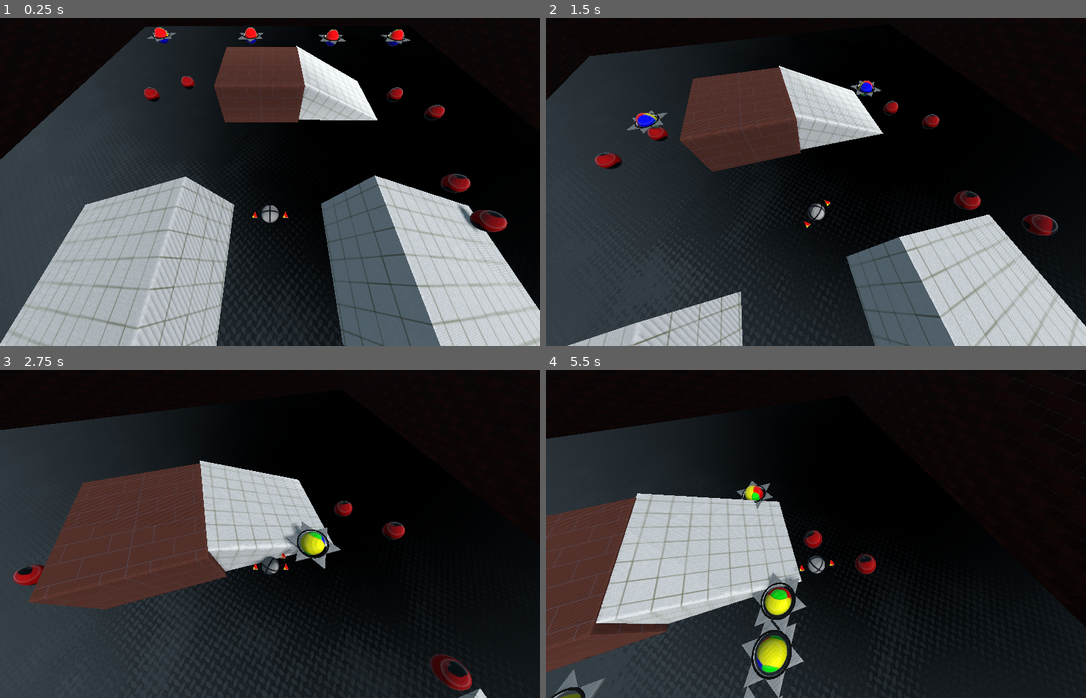
Above: before the commit, frames 1-4 (two rows, left to right).
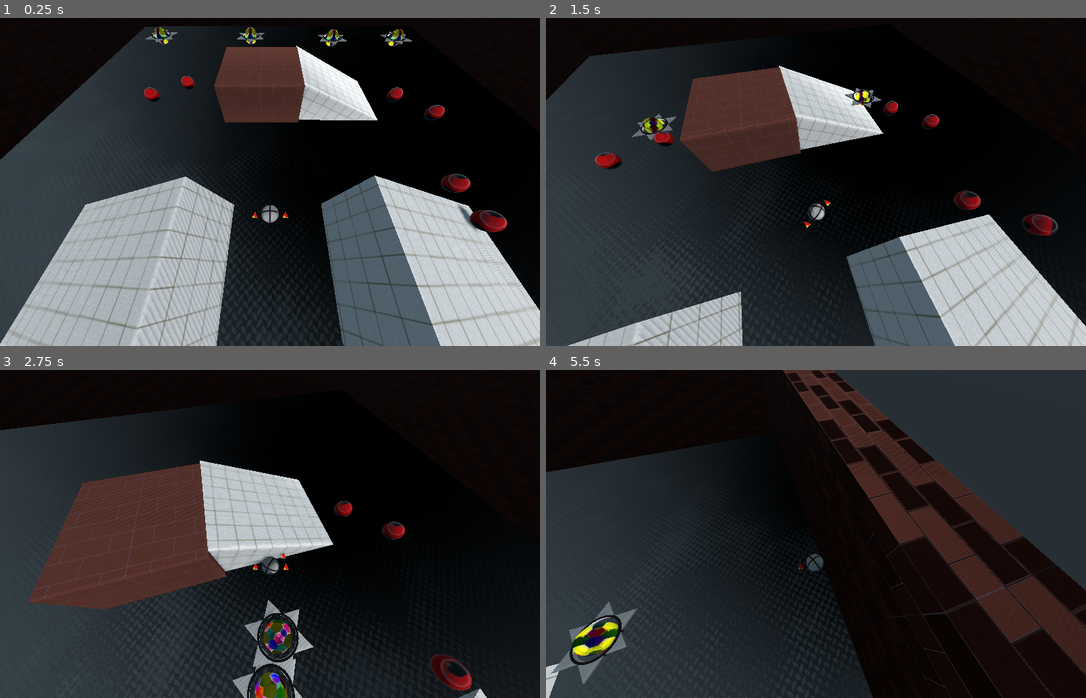
Above: after the commit, the same moments.

Repository: Paul991/RollerShooter
Game: Godot game, scene res://scenes/Main.tscn
The game is run twice, just before and just after one commit, with the same random seed, the same clock (stepped at 60 frames per second) and the same inputs.
Inputs (mouse positions are in pixels of both pictures, inside the frame that each line leads up to):
- Up to frame 1 (0.25 s): no input
- Up to frame 2 (1.5 s): move the mouse to (843, 182) at 0.52 s; hold Right mouse button (move) 0.53-1.28 s; move the mouse to (789, 182) at 1.27 s; right-click (789, 182) at 1.35 s
- Up to frame 3 (2.75 s): move the mouse to (280, 527) at 2.02 s; press the mouse at (280, 527) at 2.03 s; right-click (280, 527) at 2.3 s
- Up to frame 4 (5.5 s): move the mouse to (810, 540) at 2.77 s; release the mouse at (810, 540) at 2.78 s; right-click (810, 540) at 2.85 s; move the mouse to (853, 537) at 3.52 s; hold Right mouse button (move) 3.53-4.28 s; move the mouse to (772, 530) at 4.27 s; click (772, 530) at 4.35 s; right-click (772, 530) at 4.55 s; move the mouse to (821, 534) at 5.02 s; hold Right mouse button (move) from 5.03 s (still down)

The runs differ from the first frame. In frame 1, 0.4% of the frame differs, in the area x 26-77%, y 2-9%; in frame 2, 0.8%; in frame 3, 2.6%; in frame 4, 52%, in the area x 0-100%, y 0-100%.

Commit message:
player hurtbox, after heath teleportetion not working yet

Diff:
--- a/scenes/EnemyBall.gd
+++ b/scenes/EnemyBall.gd
@@ -21,7 +21,7 @@
 
 
 func _physics_process(delta):
-	var dir = get_2d_dir()
+	var dir = get_2d_dir(global_transform.origin, Player.global_transform.origin)
 
 	apply_central_impulse(Vector3(speed*dir.x, 0 , speed*dir.y))
 
@@ -34,14 +34,13 @@
 	saw.parent = self
 
 
-func get_2d_dir():
-	var main = global_transform.origin
-	var point = Player.global_transform.origin
+func get_2d_dir(from, to):
+
 	var dir = Vector2.ZERO
 
-	main = Vector2(main.x, main.z)
-	point = Vector2(point.x, point.z)
-	dir = main.direction_to(point)
+	from = Vector2(from.x, from.z)
+	to = Vector2(to.x, to.z)
+	dir = from.direction_to(to)
 	return dir
 
 func _death():
--- a/scenes/EnemyBall.tscn
+++ b/scenes/EnemyBall.tscn
@@ -17,7 +17,14 @@
 
 [sub_resource type="SpatialMaterial" id=4]
 albedo_texture = ExtResource( 1 )
-roughness = 0.0
+normal_enabled = true
+normal_scale = 13.8
+normal_texture = ExtResource( 1 )
+clearcoat_enabled = true
+clearcoat = 1.0
+clearcoat_gloss = 0.5
+uv1_scale = Vector3( 0.1, 0.1, 0.1 )
+uv1_triplanar = true
 
 [node name="EnemyBall" type="RigidBody" groups=[
 "Enemy",
--- a/scenes/EnemyBallSimple.gd
+++ b/scenes/EnemyBallSimple.gd
@@ -23,7 +23,7 @@
 
 
 func _physics_process(delta):
-	apply_central_impulse(Vector3(speed*move_vector.x*delta,0 ,move_vector.y*delta))
+	apply_central_impulse(Vector3(speed*move_vector.x,0 ,speed*move_vector.y))
 
 func random_dir():
 	var num = Vector2(rng.randf_range(-1,1),rng.randf_range(-1,1))
--- a/scenes/enemies/Saw.tscn
+++ b/scenes/enemies/Saw.tscn
@@ -11,20 +11,20 @@
 top_radius = 10.0
 bottom_radius = 10.0
 
-[sub_resource type="PrismMesh" id=5]
+[sub_resource type="PrismMesh" id=3]
 size = Vector3( 30, 25, 1 )
 
-[sub_resource type="PrismMesh" id=6]
+[sub_resource type="PrismMesh" id=4]
 size = Vector3( 30, 25, 1 )
 
-[sub_resource type="CylinderMesh" id=4]
+[sub_resource type="CylinderMesh" id=5]
 top_radius = 9.0
 bottom_radius = 9.0
 
 [node name="Saw" type="CSGMesh" groups=[
 "Saws",
 ]]
-transform = Transform( 1.2, 0, 0, 0, 1, 0, 0, 0, 1.2, 0, 0, 0 )
+transform = Transform( 1.3, 0, 0, 0, 1, 0, 0, 0, 1.3, 0, 0, 0 )
 use_collision = true
 collision_layer = 4
 script = ExtResource( 2 )
--- a/scenes/player/Player.gd
+++ b/scenes/player/Player.gd
@@ -1,5 +1,7 @@
 extends RigidBody
 
+
+signal health_updated(health)
 
 onready var camera = get_parent().get_node("CameraPos/Camera")
 onready var camera_pos = get_parent().get_node("CameraPos")
@@ -9,8 +11,13 @@
 var cursor_pos = Vector3.ZERO
 
 var speed = 15
+var max_health = 300
+var health = max_health setget _set_health
+var hurt = false
+var start_pos
 
 func _ready():
+	start_pos = translation
 	Input.set_mouse_mode(Input.MOUSE_MODE_CAPTURED)
 #	Input.set_mouse_mode(Input.MOUSE_MODE_HIDDEN)
 ##	Input.set_mouse_mode(Input.MOUSE_MODE_VISIBLE)
@@ -18,7 +25,7 @@
 func _physics_process(delta):
 #	print("Pointer rotaion: %s"%Pointer.rotation_degrees.y)
 
-	var dir = get_2d_dir()
+	var dir = get_2d_dir(Pointer.global_transform.origin, Pointer.Pos.global_transform.origin)
 
 
 	if Input.get_action_strength("move") > 0:
@@ -52,19 +59,43 @@
 	if event.is_action_pressed("restart"):
 		get_tree().reload_current_scene()
 
+func get_2d_dir(from, to):
 
-
-func get_2d_dir():
-	var main = Pointer.global_transform.origin
-	var point = Pointer.Pos.global_transform.origin
 	var dir = Vector2.ZERO
 
-	main = Vector2(main.x, main.z)
-	point = Vector2(point.x, point.z)
-	dir = main.direction_to(point)
+	from = Vector2(from.x, from.z)
+	to = Vector2(to.x, to.z)
+	dir = from.direction_to(to)
 	return dir
 
 
-func _on_Player_body_entered(body: Node) -> void:
+func death():
+	_set_health(max_health)
+	translation = start_pos
+
+
+func _set_health(value):
+	var prev_health = health
+	health = clamp(value, 0, max_health)
+	if health != prev_health:
+		emit_signal("health_updated", health)
+		if health <= 0:
+			death()
+
+
+func damage(value):
+	if !hurt:
+		$HurtBox/InvTimer.start()
+		hurt = true
+		_set_health(health - value)
+
+
+func _on_HurtBox_body_entered(body: Node) -> void:
 	if body.is_in_group("Saws"): # not really doing it
-		apply_impulse(body.basis.z, -body.basis.z*10)
+		damage(50)
+		var dir = get_2d_dir(body.global_transform.origin, global_transform.origin)
+		apply_impulse(body.global_transform.origin, Vector3(dir.x, 0, dir.y)*100)
+
+
+func _on_InvTimer_timeout() -> void:
+	hurt = false
--- a/scenes/player/Player.tscn
+++ b/scenes/player/Player.tscn
@@ -34,6 +34,9 @@
 audio_stream = ExtResource( 4 )
 random_pitch = 1.45
 
+[sub_resource type="SphereShape" id=7]
+radius = 8.0
+
 [node name="Player" type="RigidBody"]
 collision_layer = 17
 collision_mask = 2
@@ -64,4 +67,15 @@
 stream = SubResource( 6 )
 unit_db = 19.004
 
-[connection signal="body_entered" from="." to="." method="_on_Player_body_entered"]
+[node name="HurtBox" type="Area" parent="."]
+collision_layer = 0
+collision_mask = 4
+
+[node name="CollisionShape" type="CollisionShape" parent="HurtBox"]
+shape = SubResource( 7 )
+
+[node name="InvTimer" type="Timer" parent="HurtBox"]
+one_shot = true
+
+[connection signal="body_entered" from="HurtBox" to="." method="_on_HurtBox_body_entered"]
+[connection signal="timeout" from="HurtBox/InvTimer" to="." method="_on_InvTimer_timeout"]
Not shown, changed: assets/textures/HexTile_2.png.import
Not shown: 1 places in scenes/enemies/Saw.tscn that only renumber resources
Not shown: 1 places in scenes/player/Player.tscn that only renumber resources
